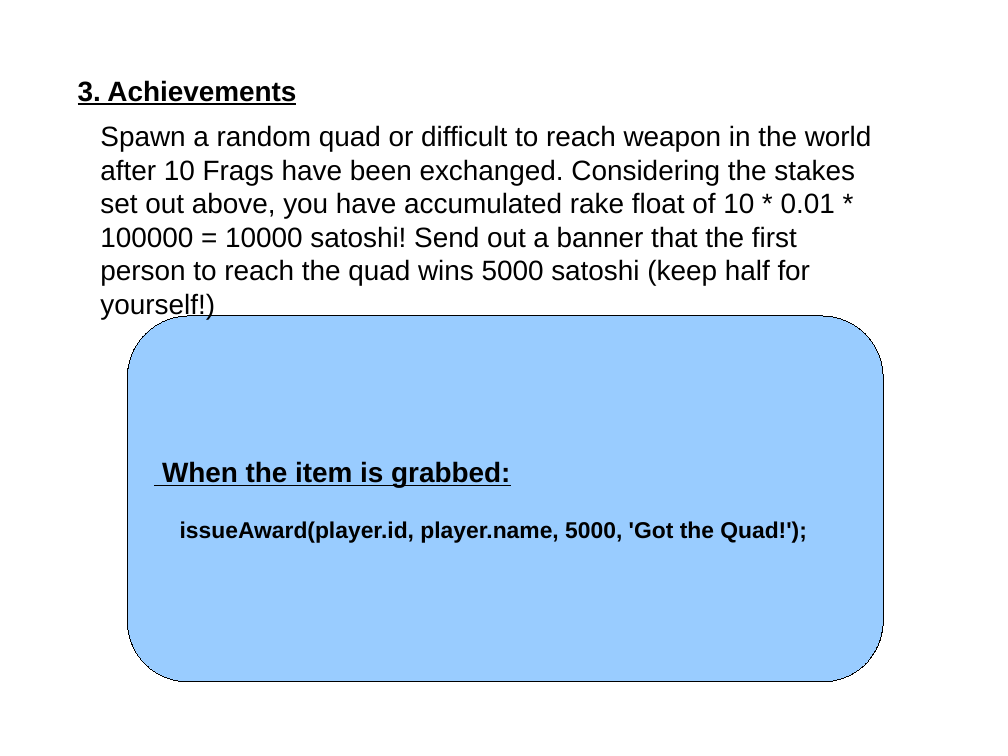
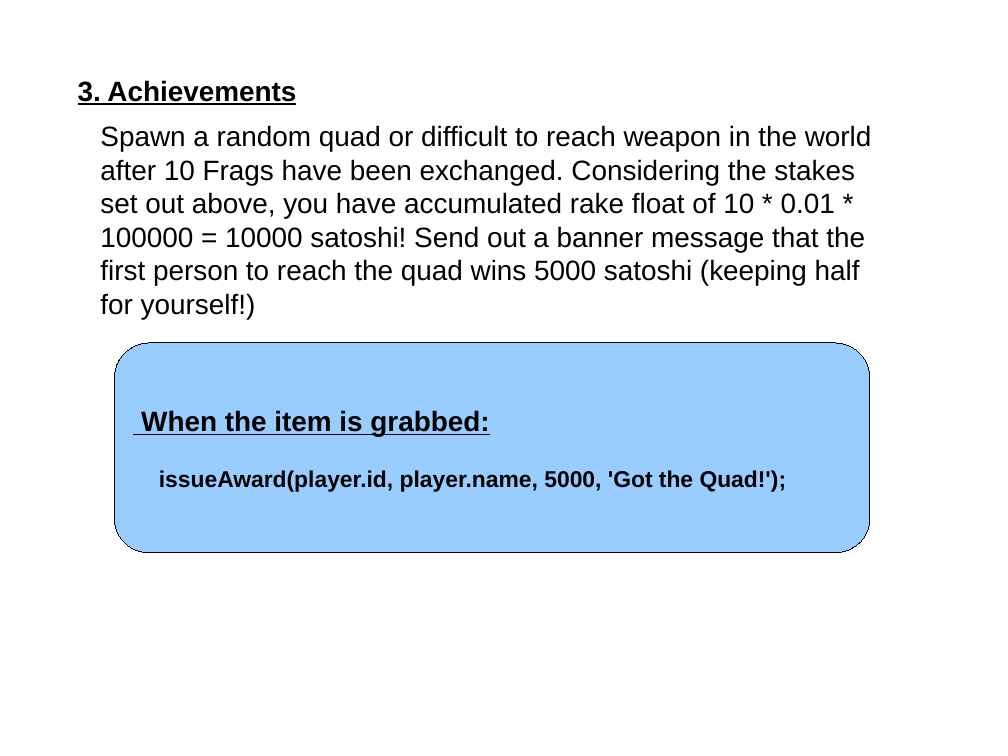
Before and after one commit to porkchop/leetcoin-api-slides, a slide deck: slide 12 of leetcoin-api.odp. Drawn at 1008x756 pixels with LibreOffice and Linux fonts; fonts in the diff are those of the drawing. Boxes give left, top, right and bottom in pixels: in the first picture for what was removed or moved away, otherwise in the second. Text is boxed around its words. In the diff, an @@ line names an element or a change of style, - is before the commit and + after.

```diff
--- a/leetcoin-api.odp
+++ b/leetcoin-api.odp
@@ text at (100,125,872,319): text changed @@
-Spawn a random quad or difficult to reach weapon in the world after 10 Frags have been exchanged. Considering the stakes set out above, you have accumulated rake float of 10 * 0.01 * 100000 = 10000 satoshi! Send out a banner that the first person to reach the quad wins 5000 satoshi (keep half for yourself!)
+Spawn a random quad or difficult to reach weapon in the world after 10 Frags have been exchanged. Considering the stakes set out above, you have accumulated rake float of 10 * 0.01 * 100000 = 10000 satoshi! Send out a banner message that the first person to reach the quad wins 5000 satoshi (keeping half for yourself!)
@@ rounded rectangle "When the item is grabbed:": place and size @@
-rounded rectangle "When the item is grabbed:" at (127,316,884,682)
+rounded rectangle "When the item is grabbed:" at (114,343,871,552)
```
Also in this commit, not shown: 5 other slides changed.
